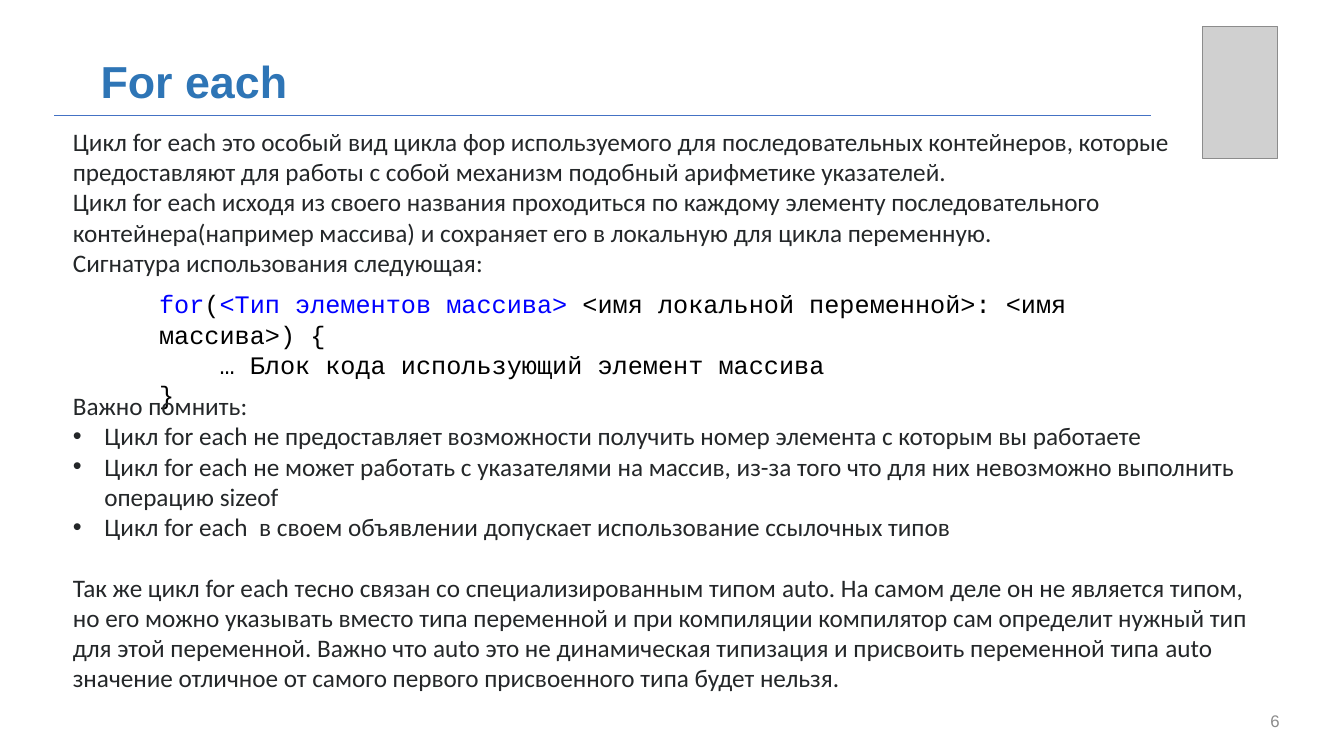
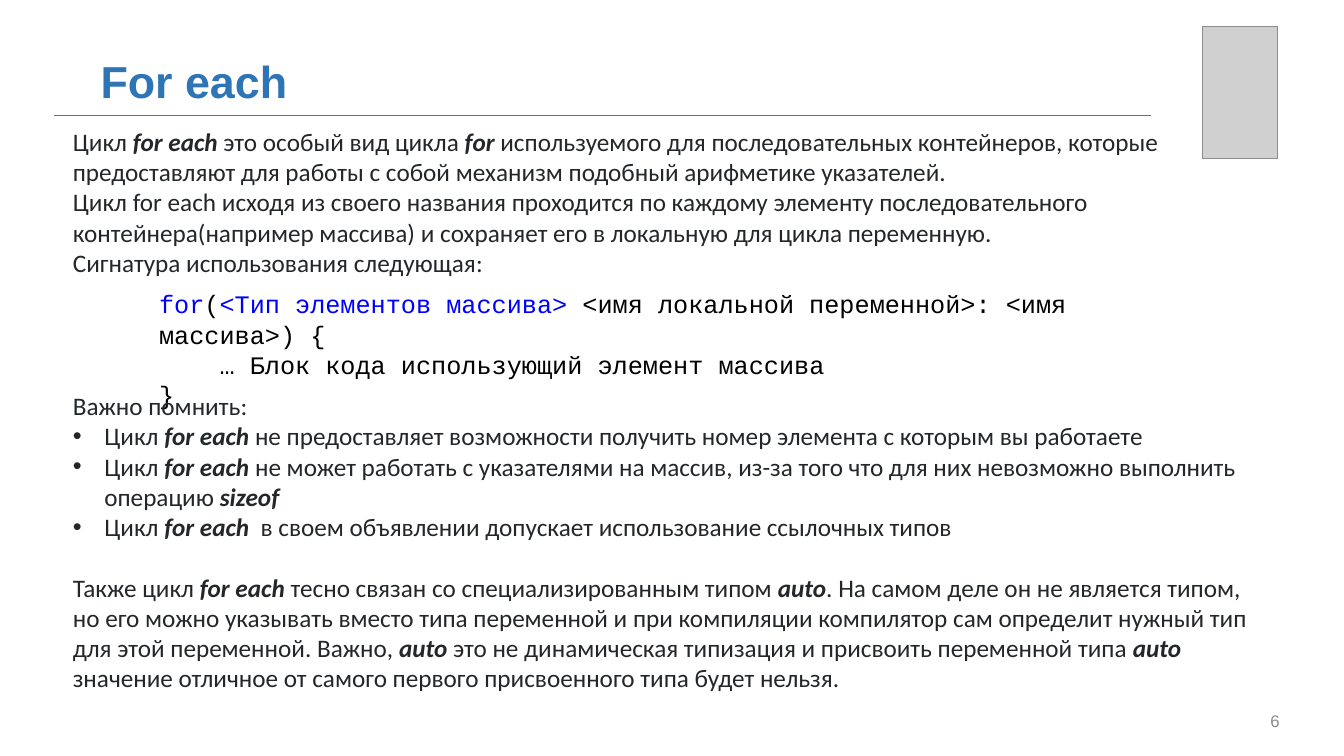
Before and after one commit to MUCTR-IKT-CPP/cpp_course, a slide deck: slide 6 of Лекции/2025/8/Контейнеры.pptx. Drawn at 1344x756 pixels with LibreOffice and Linux fonts; fonts in the diff are those of the drawing; grey boxes stand for pictures; background and template pictures are left out. Boxes give left, top, right and bottom in pixels: in the first picture for what was removed or moved away, otherwise in the second. Text is boxed around its words. In the diff, an @@ line names an element or a change of style, - is before the commit and + after.

```diff
--- a/Лекции/2025/8/Контейнеры.pptx
+++ b/Лекции/2025/8/Контейнеры.pptx
@@ text at [73, 133, 1158, 246]: text changed @@
-Цикл for each это особый вид цикла фор используемого для последовательных контейнеров, которые предоставляют для работы с собой механизм подобный арифметике указателей.
-Цикл for each исходя из своего названия проходиться по каждому элементу последовательного контейнера(например массива) и сохраняет его в локальную для цикла переменную.
+Цикл for each это особый вид цикла for используемого для последовательных контейнеров, которые предоставляют для работы с собой механизм подобный арифметике указателей.
+Цикл for each исходя из своего названия проходится по каждому элементу последовательного контейнера(например массива) и сохраняет его в локальную для цикла переменную.
@@ text at [104, 427, 1235, 540]: bold on, italic on in "for each", "for each sizeof", "for each" @@
@@ text at [73, 579, 1246, 691]: text changed @@
-Так же цикл for each тесно связан со специализированным типом auto. На самом деле он не является типом, но его можно указывать вместо типа переменной и при компиляции компилятор сам определит нужный тип для этой переменной. Важно что auto это не динамическая типизация и присвоить переменной типа auto значение отличное от самого первого присвоенного типа будет нельзя.
+Также цикл for each тесно связан со специализированным типом auto. На самом деле он не является типом, но его можно указывать вместо типа переменной и при компиляции компилятор сам определит нужный тип для этой переменной. Важно, auto это не динамическая типизация и присвоить переменной типа auto значение отличное от самого первого присвоенного типа будет нельзя.
```
Also in this commit, not shown: 18 other slides changed, 2 slides added.
